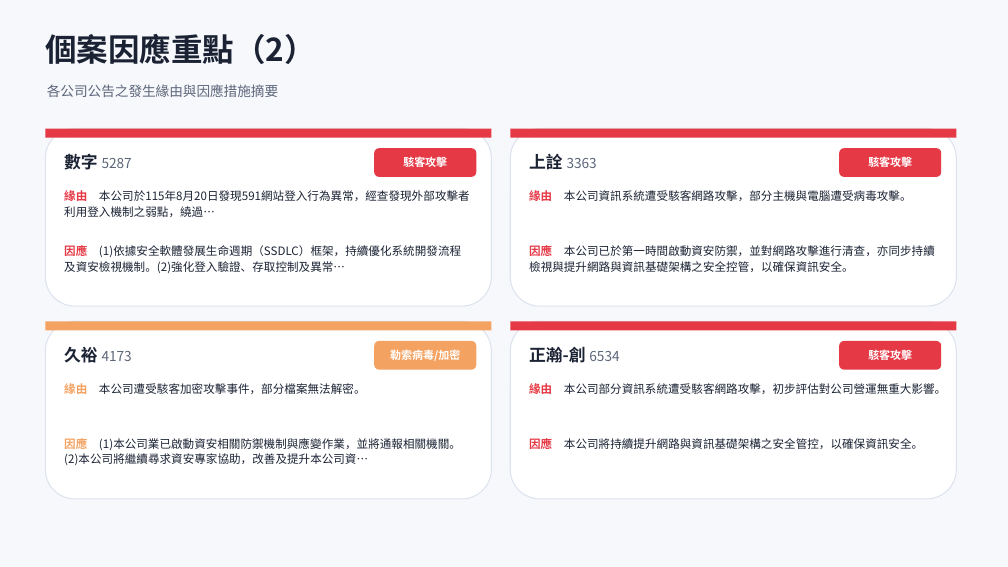
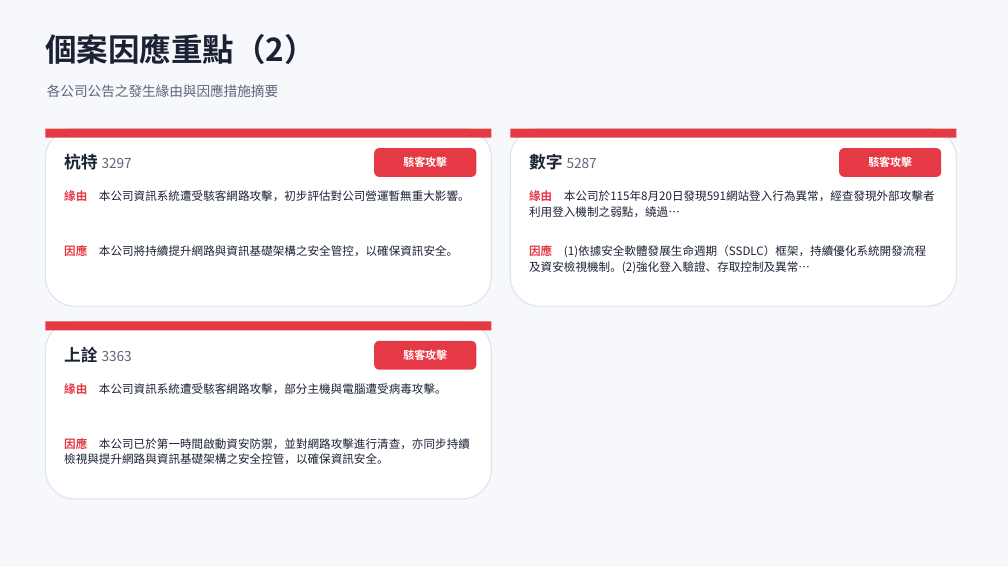
Before and after one commit to Johnnylin77/mops-isec-monitor, a slide deck: slide 7 of 資安事件因應分析.pptx. Drawn at 1008x567 pixels with LibreOffice and Linux fonts; fonts in the diff are those of the drawing. Boxes give left, top, right and bottom in pixels: in the first picture for what was removed or moved away, otherwise in the second. Text is boxed around its words. In the diff, an @@ line names an element or a change of style, - is before the commit and + after.

```diff
--- a/資安事件因應分析.pptx
+++ b/資安事件因應分析.pptx
@@ text at box(64, 153, 132, 170): text changed @@
-數字 5287
+杭特 3297
@@ text at box(529, 154, 597, 170): text changed @@
-上詮 3363
+數字 5287
@@ text at box(64, 190, 470, 201): text changed @@
-緣由 本公司於115年8月20日發現591網站登入行為異常，經查發現外部攻擊者利用登入機制之弱點，繞過…
+緣由 本公司資訊系統遭受駭客網路攻擊，初步評估對公司營運暫無重大影響。
@@ text at box(529, 190, 935, 217): text changed @@
-緣由 本公司資訊系統遭受駭客網路攻擊，部分主機與電腦遭受病毒攻擊。
+緣由 本公司於115年8月20日發現591網站登入行為異常，經查發現外部攻擊者利用登入機制之弱點，繞過…
@@ text at box(64, 243, 458, 259): text changed @@
-因應 (1)依據安全軟體發展生命週期（SSDLC）框架，持續優化系統開發流程及資安檢視機制。(2)強化登入驗證、存取控制及異常…
+因應 本公司將持續提升網路與資訊基礎架構之安全管控，以確保資訊安全。
@@ text at box(529, 243, 926, 273): text changed @@
-因應 本公司已於第一時間啟動資安防禦，並對網路攻擊進行清查，亦同步持續檢視與提升網路與資訊基礎架構之安全控管，以確保資訊安全。
+因應 (1)依據安全軟體發展生命週期（SSDLC）框架，持續優化系統開發流程及資安檢視機制。(2)強化登入驗證、存取控制及異常…
@@ rectangle at box(45, 321, 492, 330): fill #F4A261 to #E63946 @@
@@ rounded rectangle removed at box(510, 321, 957, 499) @@
@@ rectangle removed at box(510, 321, 957, 330) @@
@@ text at box(64, 347, 132, 363): text changed @@
-久裕 4173
+上詮 3363
@@ rounded rectangle at box(374, 341, 476, 370): fill #F4A261 to #E63946 @@
@@ text at box(403, 348, 447, 363): text changed @@
-勒索病毒/加密
+駭客攻擊
@@ text removed at box(529, 346, 619, 363) @@
-正瀚-創 6534
@@ rounded rectangle removed at box(839, 341, 941, 370) @@
@@ text removed at box(868, 348, 912, 363) @@
-駭客攻擊
@@ text at box(64, 383, 447, 394): text changed @@
-緣由 本公司遭受駭客加密攻擊事件，部分檔案無法解密。
+緣由 本公司資訊系統遭受駭客網路攻擊，部分主機與電腦遭受病毒攻擊。
@@ text removed at box(529, 383, 946, 394) @@
-緣由 本公司部分資訊系統遭受駭客網路攻擊，初步評估對公司營運無重大影響。
@@ text at box(64, 436, 470, 464): text changed @@
-因應 (1)本公司業已啟動資安相關防禦機制與應變作業，並將通報相關機關。(2)本公司將繼續尋求資安專家協助，改善及提升本公司資…
+因應 本公司已於第一時間啟動資安防禦，並對網路攻擊進行清查，亦同步持續檢視與提升網路與資訊基礎架構之安全控管，以確保資訊安全。
@@ text removed at box(529, 436, 923, 452) @@
-因應 本公司將持續提升網路與資訊基礎架構之安全管控，以確保資訊安全。
```
Also in this commit, not shown: 5 other slides changed, 1 slide removed, 2 other files.
